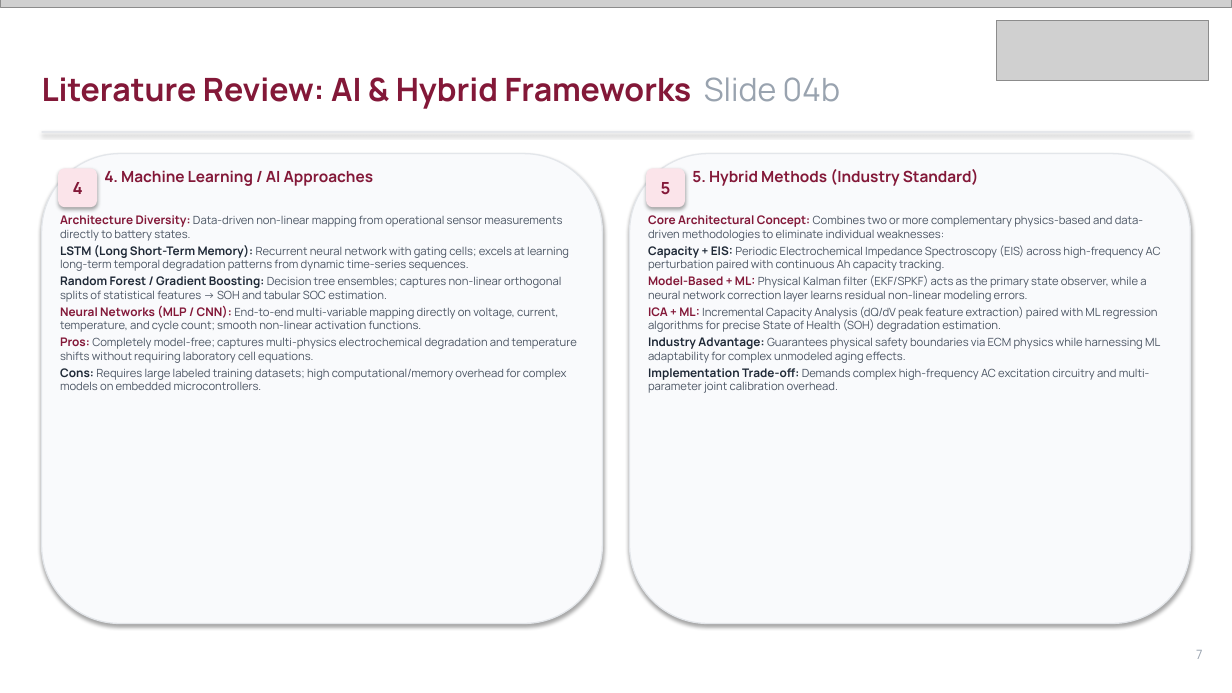
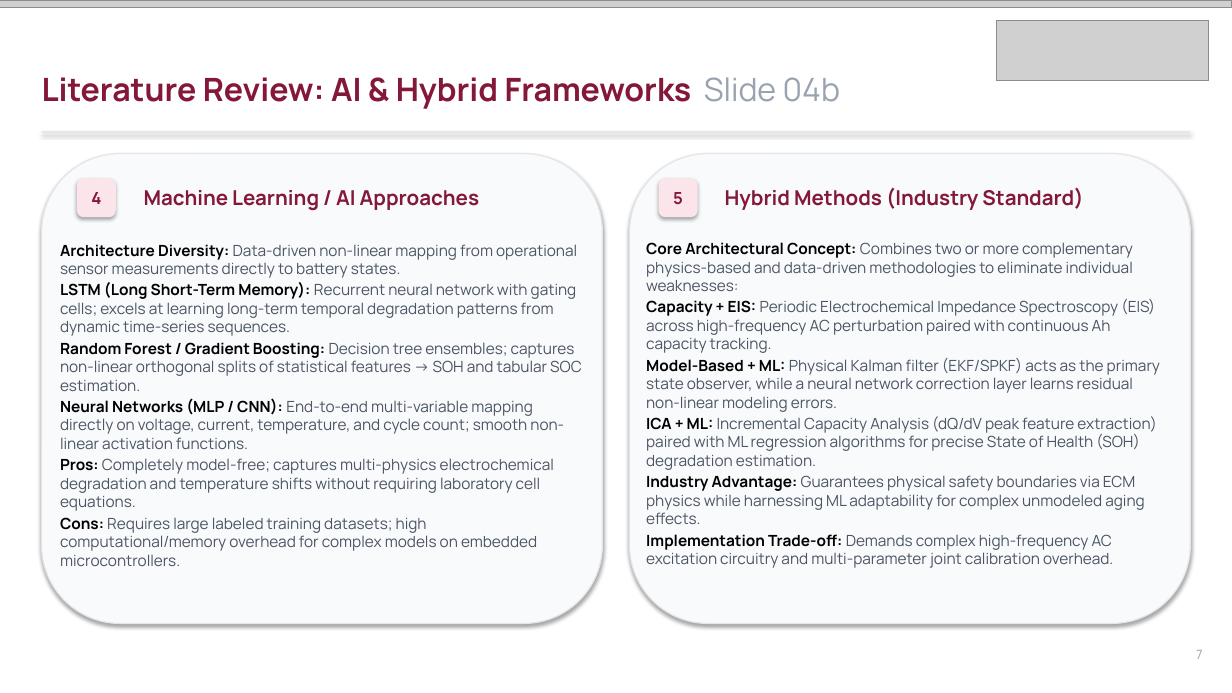
Before and after one commit to Imagiyy/Digital-Twin--ML-Based-Battery-SOC-Estimation, a slide deck: slide 7 of Amrita_SOC_Digital_Twin_Presentation.pptx. Drawn at 1232x693 pixels with LibreOffice and Linux fonts; fonts in the diff are those of the drawing; grey boxes stand for pictures. Boxes give left, top, right and bottom in pixels: in the first picture for what was removed or moved away, otherwise in the second. Text is boxed around its words. In the diff, an @@ line names an element or a change of style, - is before the commit and + after.

Commit message:
fix(ui): repair Tab 3 Model Explorer grid balance, table overflow, and unit typography

```diff
--- a/Amrita_SOC_Digital_Twin_Presentation.pptx
+++ b/Amrita_SOC_Digital_Twin_Presentation.pptx
@@ rounded rectangle "4": place and size @@
-rounded rectangle "4" at [58,168,97,207]
+rounded rectangle "4" at [77,178,116,217]
@@ proportions changed in 4 elements at [659,178,698,217], [77,178,116,217], [42,153,603,624], [629,153,1190,624] @@
@@ rounded rectangle "5": place and size @@
-rounded rectangle "5" at [646,168,685,207]
+rounded rectangle "5" at [659,178,698,217]
@@ text at [144,190,479,211]: text changed; size 12 to 16 pt @@
-4. Machine Learning / AI Approaches
+Machine Learning / AI Approaches
@@ text at [725,187,1083,210]: text changed; size 12 to 16 pt @@
-5. Hybrid Methods (Industry Standard)
+Hybrid Methods (Industry Standard)
@@ text "Core Architectural Concept: Combines two ...": place and size @@
-text "Core Architectural Concept: Combines two ..." at [648,215,1161,393]
+text "Core Architectural Concept: Combines two ..." at [646,242,1160,568]
@@ text "Core Architectural Concept: Combines two ..." at [646,242,1160,568]: size 9.2 to 12 pt in "Core Architectural Concept:", "Capacity + EIS:", "Model-Based + ML:", "ICA + ML:" and 2 more places; size 8.8 to 12 pt in "Combines two or more complementary physics-based and ...", "Periodic Electrochemical Impedance Spectroscopy (EIS) across ...", "Physical Kalman filter (EKF/SPKF) acts as the ...", "Incremental Capacity Analysis (dQ/dV peak feature extraction ..." and 2 more places; text colour #831838 to #000000 in "Core Architectural Concept:", "Model-Based + ML:", "ICA + ML:"; text colour #1F2937 to #000000 in "Capacity + EIS:", "Industry Advantage:", "Implementation Trade-off:" @@
@@ text "Architecture Diversity: Data-driven non-linear mapping ...": place and size @@
-text "Architecture Diversity: Data-driven non-linear mapping ..." at [60,215,577,390]
+text "Architecture Diversity: Data-driven non-linear mapping ..." at [60,244,582,566]
@@ text "Architecture Diversity: Data-driven non-linear mapping ..." at [60,244,582,566]: size 9.2 to 12 pt in "Architecture Diversity:", "LSTM (Long Short-Term Memory):", "Random Forest / Gradient Boosting:", "Neural Networks (MLP / CNN):" and 2 more places; size 8.8 to 12 pt in "Data-driven non-linear mapping from operational sensor measu ...", "Recurrent neural network with gating cells; excels ...", "Decision tree ensembles; captures non-linear orthogonal spli ...", "End-to-end multi-variable mapping directly on voltage, curre ..." and 2 more places; text colour #831838 to #000000 in "Architecture Diversity:", "Neural Networks (MLP / CNN):", "Pros:"; text colour #1F2937 to #000000 in "LSTM (Long Short-Term Memory):", "Random Forest / Gradient Boosting:", "Cons:" @@
```
Also in this commit, not shown: 21 other slides changed, 1 slide removed, 2 other files.
